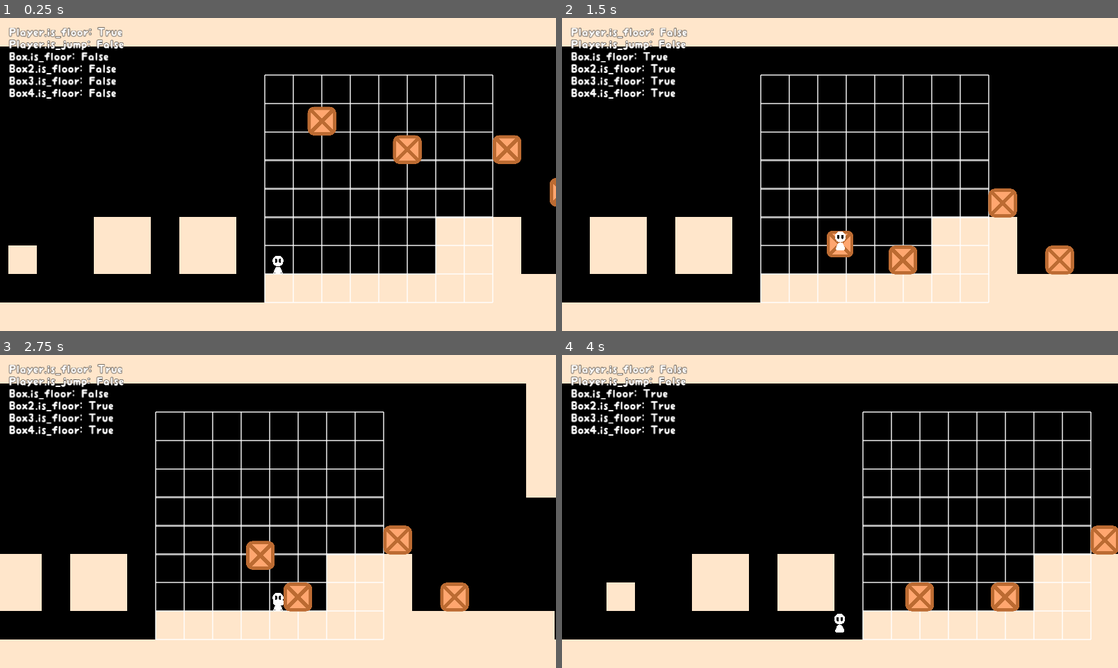
Above: before the commit, frames 1-4 (two rows, left to right).
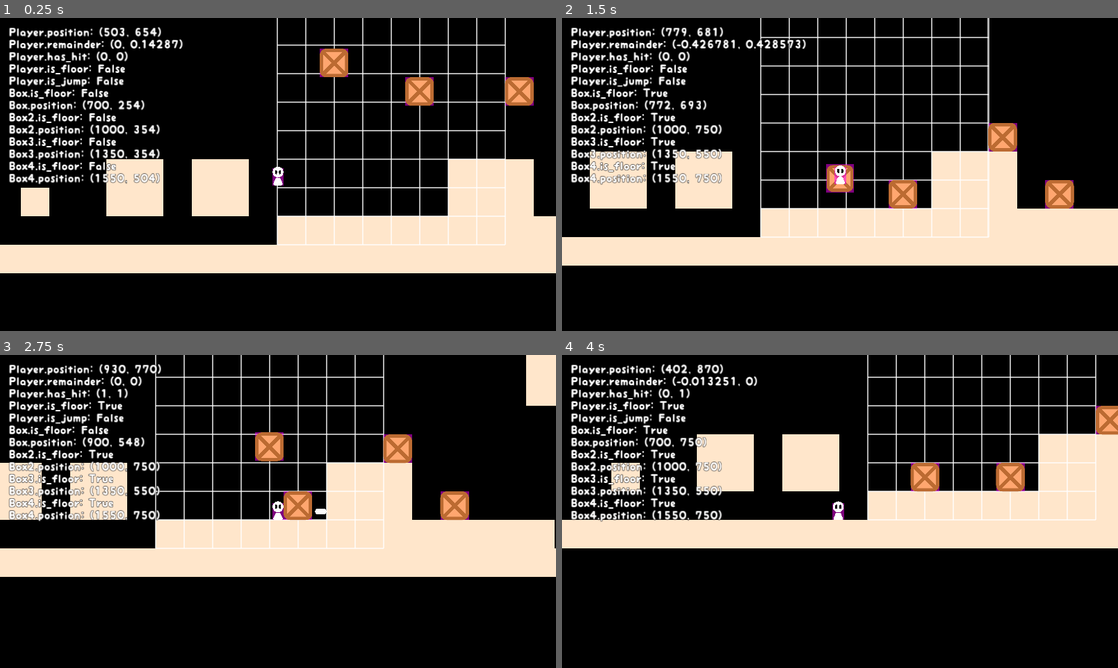
Above: after the commit, the same moments.

Repository: HarmonyHoney/tiny_crate2
Game: Godot game, scene res://src/map/Node2D.tscn
The game is run twice, just before and just after one commit, with the same random seed, the same clock (stepped at 60 frames per second) and the same inputs. The engine's default icon, where the game draws it, is replaced by a stand-in: a white triangle on a blue panel in a dark square.
Inputs:
- Up to frame 1 (0.25 s): no input
- Up to frame 2 (1.5 s): tap Enter at 0.5 s; hold Right (right) 0.53-1.28 s; hold C (grab) 0.53-1.28 s; tap Space (jump) at 0.77 s; hold Down (down) from 1.28 s (still down); tap C (grab) at 1.35 s
- Up to frame 3 (2.75 s): tap Space (jump) at 1.52 s; release Down (down) at 2.03 s; hold Right (right) from 2.03 s (still down); hold V (shoot) from 2.03 s (still down); tap C (grab) at 2.3 s
- Up to frame 4 (4 s): release Right (right) at 2.78 s; release V (shoot) at 2.78 s; hold Up (up) 2.78-3.53 s; tap R at 2.85 s; tap Space (jump) at 3.02, 3.77 s; tap C (grab) at 3.05 s; hold Left (left) from 3.53 s (still down); hold C (grab) from 3.53 s (still down)

The runs differ from the first frame. In frame 1, 51% of the frame differs, in the area x 0-100%, y 0-100%; in frame 2, 51%; in frame 3, 56%; in frame 4, 58%.

Commit message:
more progress!(:

Diff:
--- a/project.godot
+++ b/project.godot
@@ -9,13 +9,25 @@
 config_version=4
 
 _global_script_classes=[ {
+"base": "Node2D",
+"class": "Actor",
+"language": "GDScript",
+"path": "res://src/actor/Actor.gd"
+}, {
 "base": "Reference",
 "class": "EaseMover",
 "language": "GDScript",
 "path": "res://src/class/EaseMover.gd"
+}, {
+"base": "Actor",
+"class": "Player",
+"language": "GDScript",
+"path": "res://src/actor/Player.gd"
 } ]
 _global_script_class_icons={
-"EaseMover": ""
+"Actor": "",
+"EaseMover": "",
+"Player": ""
 }
 
 [application]
@@ -27,6 +39,7 @@
 [autoload]
 
 UI="*res://src/autoload/UI.tscn"
+Shared="*res://src/autoload/Shared.gd"
 
 [display]
 
--- /dev/null
+++ b/src/actor/Actor.gd
@@ -0,0 +1,153 @@
+tool
+extends Node2D
+class_name Actor
+
+export var size := Vector2.ONE * 50 setget set_size
+export var is_draw_size := true setget set_draw
+
+var velocity := Vector2.ZERO
+var remainder := Vector2.ZERO
+
+# movement and collision
+export var is_moving := false
+export var is_solid := false
+export var is_colliding := false
+export var is_using_gravity := false
+var ignore = null
+
+# has moved or hit solid
+var has_moved := Vector2.ZERO
+var last_move := Vector2.ZERO
+var has_hit := Vector2.ZERO
+
+# is on floor and air time
+var is_floor := false
+var is_floor_last := false
+var air_time := 0
+
+func _enter_tree():
+	Shared.actors.append(self)
+
+func _exit_tree():
+	Shared.actors.erase(self)
+
+func _draw():
+	if is_draw_size:
+		draw_rect(Rect2(-size, size * 2.0), Color(1, 0, 1, 0.5))
+
+func set_draw(arg):
+	is_draw_size = arg
+	update()
+
+func set_size(arg):
+	size = arg
+	update()
+
+func get_rect() -> Rect2:
+	return Rect2(position - size, size * 2.0)
+
+func move(_vel := Vector2.ZERO):
+	# setup checks
+	has_hit = Vector2.ZERO
+	has_moved = Vector2.ZERO
+	last_move = position
+
+	# move x
+	remainder.x += _vel.x
+	var dx = round(remainder.x)
+	remainder.x -= dx
+	if dx != 0:
+		move_step(dx)
+
+	# move y
+	remainder.y += _vel.y
+	var dy = round(remainder.y)
+	remainder.y -= dy
+	if dy != 0:
+		move_step(dy, true)
+
+	# set floor
+	if has_moved.y: is_floor = has_hit.y == 1
+	if is_floor:
+		if air_time > 0: hit_floor()
+		air_time = 0
+	else: air_time += 1
+
+	# last pos
+	last_move = position - last_move
+	just_moved()
+
+# move step by step and check for solids
+func move_step(dist : int, is_y := false):
+	has_moved += Vector2.DOWN if is_y else Vector2.RIGHT
+	if is_colliding:
+		var step = sign(dist)
+		var vec = Vector2(0, step) if is_y else Vector2(step, 0)
+		for i in range(abs(dist)):
+			if check_solid(position + vec):
+				if is_y:
+					velocity.y = 0
+					remainder.y = 0
+					#print("hit ", "down" if step > 0 else "up")
+				else:
+					velocity.x = 0
+					remainder.x = 0
+					#print("hit ", "right" if step > 0 else "left")
+				has_hit += vec
+				return true
+			else:
+				position += vec
+	else:
+		position += Vector2(0, dist) if is_y else Vector2(dist, 0)
+	return false
+
+# call after moving
+func just_moved():
+	pass
+
+# call when hitting floor
+func hit_floor():
+	print(name, ".air_time: ", air_time)
+	pass
+
+# check area for solid tiles and actors
+func check_solid(_pos = position, _size = size):
+	if check_solid_tilemap(_pos, _size):
+		return true
+	return check_solid_actor(_pos, _size)
+
+func check_solid_tilemap(_pos := position, _size = size):
+	var corners = [Vector2(-1,-1), Vector2(1,-1), Vector2(1,1), Vector2(-1,1)]
+
+	for i in Shared.solid_maps:
+		var tl = i.world_to_map(_pos - (Vector2.ONE * _size))
+
+		for y in 2:
+			for x in 2:
+				var v = Vector2(x, y)
+				if i.get_cellv(tl + v) > -1 and Rect2(_pos - _size, _size * 2).intersects(Rect2(i.map_to_world(tl + v), Vector2.ONE * 100)):
+					return true
+	return false
+
+# check for solid actors
+func check_solid_actor(_pos = position, _size = size, _ignore = ignore):
+	for a in Shared.actors:
+		if a != self and a != _ignore and a.is_solid:
+			if Rect2(_pos - _size, _size * 2.0).intersects(a.get_rect()):
+				return true
+	return false
+
+func get_actor(_group = "", _pos = position, _size = size, _ignore = ignore):
+	for a in Shared.actors:
+		if a != self and a != _ignore and (_group != "" and a.is_in_group(_group)):
+			if Rect2(_pos - _size, _size * 2.0).intersects(a.get_rect()):
+				return a
+	return null
+
+func get_actors(_group = "", _pos = position, _size = size, _ignore = ignore):
+	var act = []
+	for a in Shared.actors:
+		if a != self and a != _ignore and (_group != "" and a.is_in_group(_group)):
+			if Rect2(_pos - _size, _size * 2.0).intersects(a.get_rect()):
+				act.append(a)
+	return act
--- a/src/actor/Box.gd
+++ b/src/actor/Box.gd
@@ -1,18 +1,16 @@
-extends KinematicBody2D
+extends Actor
 
 var is_move := true
-var velocity := Vector2.ZERO
 export var rise_gravity := 1000.0
 export var fall_gravity := 1000.0
 
-var is_floor := false
 var last_floor := false
 export var floor_accel := 12.0
 var floor_clock := 0.0
 export var snap_time := 0.3
 
 var is_grab := false
-var grab_node : KinematicBody2D = null
+var grab_node = null
 var is_pickup_squish := false
 var pickup_ease := EaseMover.new(0.2)
 export var pickup_squish := Vector2.ONE * 0.8
@@ -23,10 +21,9 @@
 var snap_ease := EaseMover.new(0.2)
 var snap_from := Vector2.ZERO
 
-onready var col_shape := $CollisionShape2D
-
 func _ready():
 	UI.debug.track(self, "is_floor")
+	UI.debug.track(self, "position")
 
 	position = position.snapped(Vector2.ONE * 50)
 
@@ -51,12 +48,10 @@
 	elif is_grab:
 		if is_instance_valid(grab_node):
 			var p = grab_node.position.snapped(Vector2.ONE * 50)
-			position = position.linear_interpolate(p, 15.0 * delta)
-	elif is_move:
+			position = position.linear_interpolate(p, 15.0 * delta).round()
+	else:
 		# on floor
 		if is_floor:
-			floor_clock += delta
-
 			# slow down
 			velocity.x = lerp(velocity.x, 0.0, floor_accel * delta)
 
@@ -66,61 +61,34 @@
 		# move
 		move(velocity * delta)
 
-		# snap
-		if floor_clock > snap_time and abs(velocity.x) < 20.0:
-			snap()
-			is_move = false
-	else:
-		if !test_move(transform, Vector2.DOWN * 5.0):
-			is_move = true
-
-func move(_vel := Vector2.ZERO):
-	var move_x = Vector2(_vel.x, 0)
-	var is_x = test_move(transform, move_x)
-	move_and_collide(move_x, false)
-
-	# hit x
-	if is_x:
-		velocity.x = 0.0
-
-	var move_y = Vector2(0, _vel.y)
-	var is_y = test_move(transform, move_y)
-	move_and_collide(move_y, false)
-
-	# hit y
-	if is_y:
-		velocity.y = 0.0
-
-	last_floor = is_floor
-	is_floor = is_y and _vel.y > 0.0
-
-	if !last_floor and is_floor:
-		print(name, " hit floor")
-
-	if !is_floor:
-		floor_clock = 0.0
-
 func pickup(other):
 	is_grab = true
 	is_pickup_squish = true
 	pickup_ease.clock = 0.0
 	grab_node = other
 
-func drop():
+func drop(_vel := Vector2.ZERO):
 	is_grab = false
 	is_move = true
 	is_pickup_squish = true
 	pickup_ease.clock = 0.0
 	floor_clock = 0.0
 
-	#position = grab_node.position.snapped(Vector2.ONE * 50)
+	velocity = _vel
+	if _vel == Vector2.ZERO:
+		#position = position.snapped(Vector2.ONE * 50)
+		position = grab_node.position.snapped(Vector2.ONE * 50)
+
 	grab_node = null
+
+func hit_floor():
+	snap()
 
 func snap():
 	var p = position
 	position = position.snapped(Vector2.ONE * 50)
 	sprite.position = p - position
-	print(name, " snapped ", sprite.position)
+	print(name, " snapped ", sprite.position, " to ", position)
 
 	snap_from = sprite.position
 
--- a/src/actor/Box.tscn
+++ b/src/actor/Box.tscn
@@ -14,13 +14,13 @@
 corner_radius_bottom_right = 22
 corner_radius_bottom_left = 22
 
-[sub_resource type="RectangleShape2D" id=10]
-extents = Vector2( 50, 50 )
-
-[node name="Box" type="KinematicBody2D"]
+[node name="Box" type="Node2D" groups=["box"]]
 z_index = 5
 z_as_relative = false
 script = ExtResource( 2 )
+is_moving = true
+is_solid = true
+is_colliding = true
 fall_gravity = 2000.0
 floor_accel = 7.0
 snap_time = 0.225
@@ -39,6 +39,3 @@
 points = PoolVector2Array( 55, 0, 0, 0, 0, 55, 0, 0, -55, 0, 0, 0, 0, -55 )
 width = 13.0
 default_color = Color( 0.741176, 0.423529, 0.2, 1 )
-
-[node name="CollisionShape2D" type="CollisionShape2D" parent="."]
-shape = SubResource( 10 )
--- a/src/actor/Cam.gd
+++ b/src/actor/Cam.gd
@@ -11,3 +11,5 @@
 
 		if is_follow_x:
 			position.x = target_node.global_position.x
+		if is_follow_y:
+			position.y = target_node.global_position.y
--- a/src/actor/Player.gd
+++ b/src/actor/Player.gd
@@ -1,14 +1,11 @@
-extends KinematicBody2D
+extends Actor
+class_name Player
 
-
-var velocity := Vector2.ZERO
 var walk_speed := 500.0
 var floor_accel := 12.0
 var air_accel := 7.0
 var dir_x := 1
 
-
-var is_floor := false
 var joy := Vector2.ZERO
 var btnp_jump := false
 var btn_jump := false
@@ -33,17 +30,22 @@
 var fire_clock := 0.0
 export var fire_rate := 1.0
 
-var pickup_body : KinematicBody2D = null
-onready var area_pickup := $AreaPickup
+var pickup = null
 export var throw_vel := Vector2(500, -500)
+var is_ignore_end := false
 
-var ignore_body : KinematicBody2D = null
-var is_ignore_end := false
-onready var area_body := $AreaBody
+func _enter_tree():
+	Shared.actors.append(self)
+
+func _exit_tree():
+	Shared.actors.erase(self)
 
 func _ready():
 	solve_jump()
 
+	UI.debug.track(self, "position")
+	UI.debug.track(self, "remainder")
+	UI.debug.track(self, "has_hit")
 	UI.debug.track(self, "is_floor")
 	UI.debug.track(self, "is_jump")
 
@@ -109,7 +111,7 @@
 
 	# grab
 	if btnp_grab:
-		if pickup_body == null:
+		if pickup == null:
 			grab()
 		else:
 			drop()
@@ -121,25 +123,6 @@
 	b.rotation_degrees = 90 * dir_x
 	b.speed = 1000
 
-func move(_vel := Vector2.ZERO):
-	var move_x = Vector2(_vel.x, 0)
-	var is_x = test_move(transform, move_x)
-	move_and_collide(move_x)
-
-	# hit x
-	if is_x:
-		velocity.x = 0.0
-
-	var move_y = Vector2(0, _vel.y)
-	var is_y = test_move(transform, move_y)
-	move_and_collide(move_y)
-
-	# hit y
-	if is_y:
-		velocity.y = 0.0
-
-	is_floor = is_y and _vel.y > 0.0
-
 # Sebastian Lague's formula
 func solve_jump():
 	jump_gravity = (2 * jump_height) / pow(jump_time, 2)
@@ -149,47 +132,43 @@
 func grab():
 	# find clostest box
 	var d = 1000.0
-	for i in area_pickup.get_overlapping_bodies():
+
+	var a = get_actors("box", position, Vector2.ONE * 100, null)
+
+	print(a)
+
+	for i in a:
 		var dt = position.distance_to(i.position)
 		if dt < d:
-			pickup_body = i
+			pickup = i
 			d = dt
 
+
 	# pickup
-	if is_instance_valid(pickup_body):
-		set_ignore(pickup_body)
-		pickup_body.pickup(self)
-		print(pickup_body.name)
+	if is_instance_valid(pickup):
+		set_ignore(pickup)
+		pickup.pickup(self)
+		print(pickup.name)
 
 func drop():
 	print("drop")
 
 	is_ignore_end = true
-	pickup_body.set_physics_process(true)
-	pickup_body.drop()
 
-	# drop
-	if joy.y == 1:
-		pass
-	# throw
-	else:
-		var tv = Vector2(max(throw_vel.x, abs(velocity.x)) * dir_x, min(throw_vel.y, velocity.y))
-		pickup_body.velocity = tv
+	var tv = Vector2(max(throw_vel.x, abs(velocity.x)) * dir_x, min(throw_vel.y, velocity.y))
 
-	pickup_body = null
+	# drop / throw
+	pickup.drop(Vector2.ZERO if joy.y == 1 else tv)
+
+	pickup = null
 
 func set_ignore(body):
-	ignore_body = body
-	add_collision_exception_with(body)
-	body.add_collision_exception_with(self)
+	ignore = body
+	ignore.ignore = self
 	is_ignore_end = false
 
-func clear_ignore():
-	remove_collision_exception_with(ignore_body)
-	ignore_body.remove_collision_exception_with(self)
-	ignore_body = null
-
-func _on_BodyArea_body_exited(body):
-	if is_ignore_end and body == ignore_body:
-		is_ignore_end = false
-		clear_ignore()
+func just_moved():
+	if is_ignore_end and is_instance_valid(ignore):
+		if !get_rect().intersects(ignore.get_rect()):
+			ignore.ignore = null
+			ignore = null
--- a/src/actor/Player.tscn
+++ b/src/actor/Player.tscn
@@ -1,34 +1,20 @@
-[gd_scene load_steps=6 format=2]
+[gd_scene load_steps=3 format=2]
 
 [ext_resource path="res://src/actor/Player.gd" type="Script" id=2]
-
-[sub_resource type="RectangleShape2D" id=8]
-extents = Vector2( 20, 30 )
-
-[sub_resource type="RectangleShape2D" id=9]
-extents = Vector2( 20, 30 )
 
 [sub_resource type="Curve" id=4]
 _data = [ Vector2( 0, 0.436364 ), 0.0, 0.563636, 0, 1, Vector2( 1, 1 ), 0.563636, 0.0, 1, 0 ]
 
-[sub_resource type="RectangleShape2D" id=5]
-extents = Vector2( 100, 100 )
-
-[node name="Player" type="KinematicBody2D"]
+[node name="Player" type="Node2D"]
 z_index = 10
 z_as_relative = false
-collision_layer = 2
 script = ExtResource( 2 )
-fire_rate = 0.7
-throw_vel = Vector2( 400, -550 )
-
-[node name="CollisionShape2D" type="CollisionShape2D" parent="."]
-shape = SubResource( 8 )
-
-[node name="AreaBody" type="Area2D" parent="."]
-
-[node name="CollisionShape2D" type="CollisionShape2D" parent="AreaBody"]
-shape = SubResource( 9 )
+size = Vector2( 20, 30 )
+is_moving = true
+is_solid = true
+is_colliding = true
+fire_rate = 0.25
+throw_vel = Vector2( 350, -700 )
 
 [node name="Image" type="Node2D" parent="."]
 
@@ -87,13 +73,3 @@
 width = 23.0
 width_curve = SubResource( 4 )
 default_color = Color( 1, 1, 1, 1 )
-
-[node name="AreaPickup" type="Area2D" parent="."]
-visible = false
-collision_layer = 0
-collision_mask = 8
-
-[node name="CollisionShape2D" type="CollisionShape2D" parent="AreaPickup"]
-shape = SubResource( 5 )
-
-[connection signal="body_exited" from="AreaBody" to="." method="_on_BodyArea_body_exited"]
--- /dev/null
+++ b/src/autoload/Shared.gd
@@ -0,0 +1,5 @@
+extends Node
+
+
+var actors := []
+var solid_maps := []
--- a/src/map/Node2D.tscn
+++ b/src/map/Node2D.tscn
@@ -6,6 +6,7 @@
 [ext_resource path="res://media/image/spikes.png" type="Texture" id=4]
 [ext_resource path="res://src/actor/Cam.gd" type="Script" id=5]
 [ext_resource path="res://src/map/DrawGrid.gd" type="Script" id=6]
+[ext_resource path="res://src/map/SolidMap.gd" type="Script" id=7]
 
 [sub_resource type="ConvexPolygonShape2D" id=1]
 points = PoolVector2Array( 100, 100, 0, 100, 0, 0, 100, 0 )
@@ -58,6 +59,7 @@
 cell_custom_transform = Transform2D( 100, 0, 0, 100, 0, 0 )
 format = 1
 tile_data = PoolIntArray( -12, -1073741824, 0, -11, -1073741824, 0, -10, -1073741824, 0, -9, -1073741824, 0, -8, -10737 …(3743 unchanged characters)…
+script = ExtResource( 7 )
 
 [node name="SpikeMap" type="TileMap" parent="."]
 visible = false
@@ -78,25 +80,21 @@
 script = ExtResource( 5 )
 target_path = NodePath("../Actors/Player")
 is_follow_x = true
+is_follow_y = true
 
 [node name="Actors" type="Node2D" parent="."]
 
 [node name="Player" parent="Actors" instance=ExtResource( 2 )]
-position = Vector2( 546, 725 )
-fire_rate = 0.2
+position = Vector2( 503, 597 )
 
 [node name="Box" parent="Actors" instance=ExtResource( 3 )]
 position = Vector2( 695, 198 )
-collision_layer = 9
 
 [node name="Box2" parent="Actors" instance=ExtResource( 3 )]
 position = Vector2( 985, 287 )
-collision_layer = 9
 
 [node name="Box3" parent="Actors" instance=ExtResource( 3 )]
 position = Vector2( 1368, 294 )
-collision_layer = 9
 
 [node name="Box4" parent="Actors" instance=ExtResource( 3 )]
 position = Vector2( 1571, 440 )
-collision_layer = 9
--- /dev/null
+++ b/src/map/SolidMap.gd
@@ -0,0 +1,8 @@
+extends TileMap
+
+
+func _enter_tree():
+	Shared.solid_maps.append(self)
+
+func _exit_tree():
+	Shared.solid_maps.erase(self)
Not shown: 1 places in src/actor/Box.tscn that only renumber resources
Not shown: 1 places in src/map/Node2D.tscn that only renumber resources
